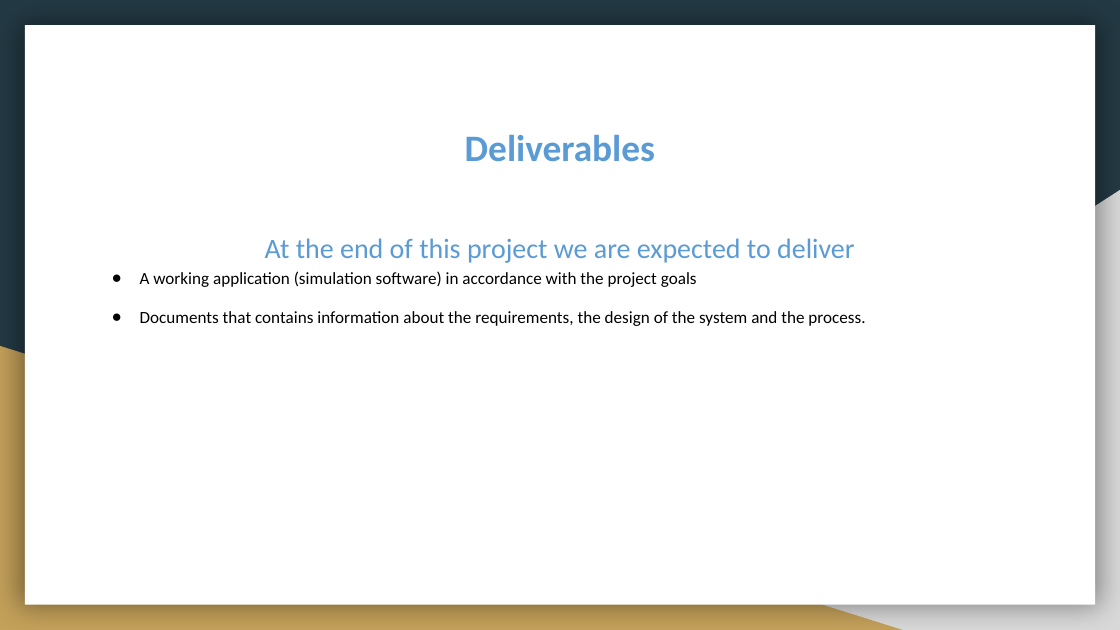
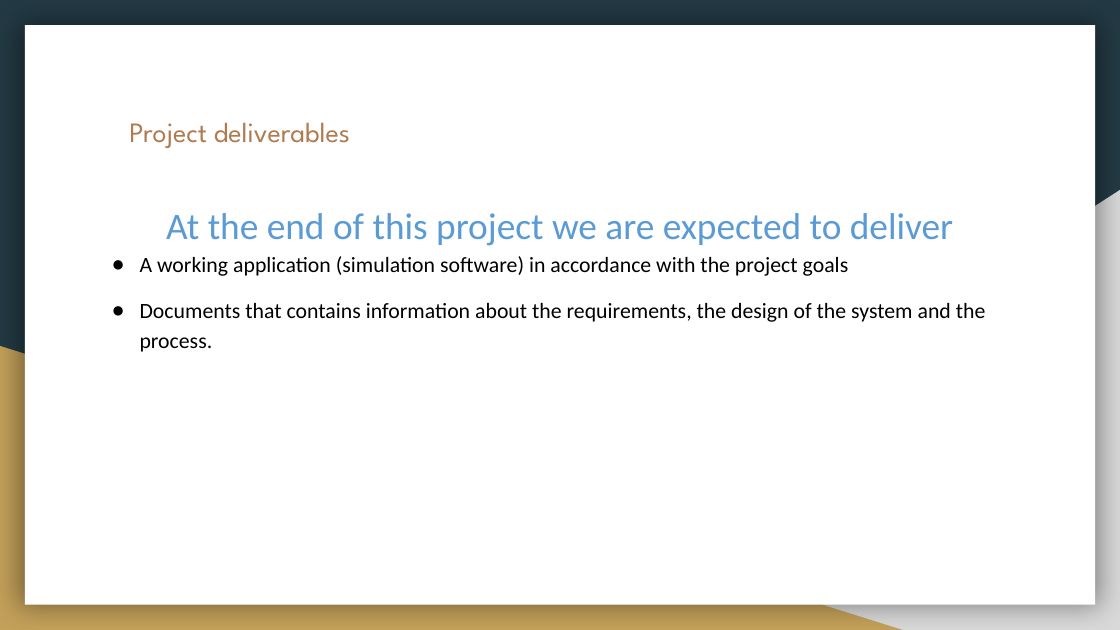
Before and after one commit to dholonakter/Csharp-Traffic-Simulation, a slide deck: slide 5 of First_version_of_the_presentation.pptx (slide 4 before the commit). Drawn at 1120x630 pixels with LibreOffice and Linux fonts; fonts in the diff are those of the drawing. Boxes give left, top, right and bottom in pixels: in the first picture for what was removed or moved away, otherwise in the second. Text is boxed around its words. In the diff, an @@ line names an element or a change of style, - is before the commit and + after.

```diff
--- a/First_version_of_the_presentation.pptx
+++ b/First_version_of_the_presentation.pptx
@@ title at bbox=[129, 122, 350, 148]: text changed; size 24 to 18 pt; font Calibri to League Spartan; text colour #5B9BD5 to #AF7B51; bold off @@
-Deliverables
+Project deliverables
@@ text "At the end of this ...": place and size @@
-text "At the end of this ..." at bbox=[140, 238, 865, 326]
+text "At the end of this ..." at bbox=[140, 213, 986, 352]
@@ text "At the end of this ..." at bbox=[140, 213, 986, 352]: size 18 to 24 pt in "At the end of this project we ..."; size 11 to 14 pt in "A working application (simulation software) in accordance ...", "Documents that contains information about the requirements, ..." @@
```
Also in this commit, not shown: 4 other slides changed, 1 slide added, 1 slide removed.
